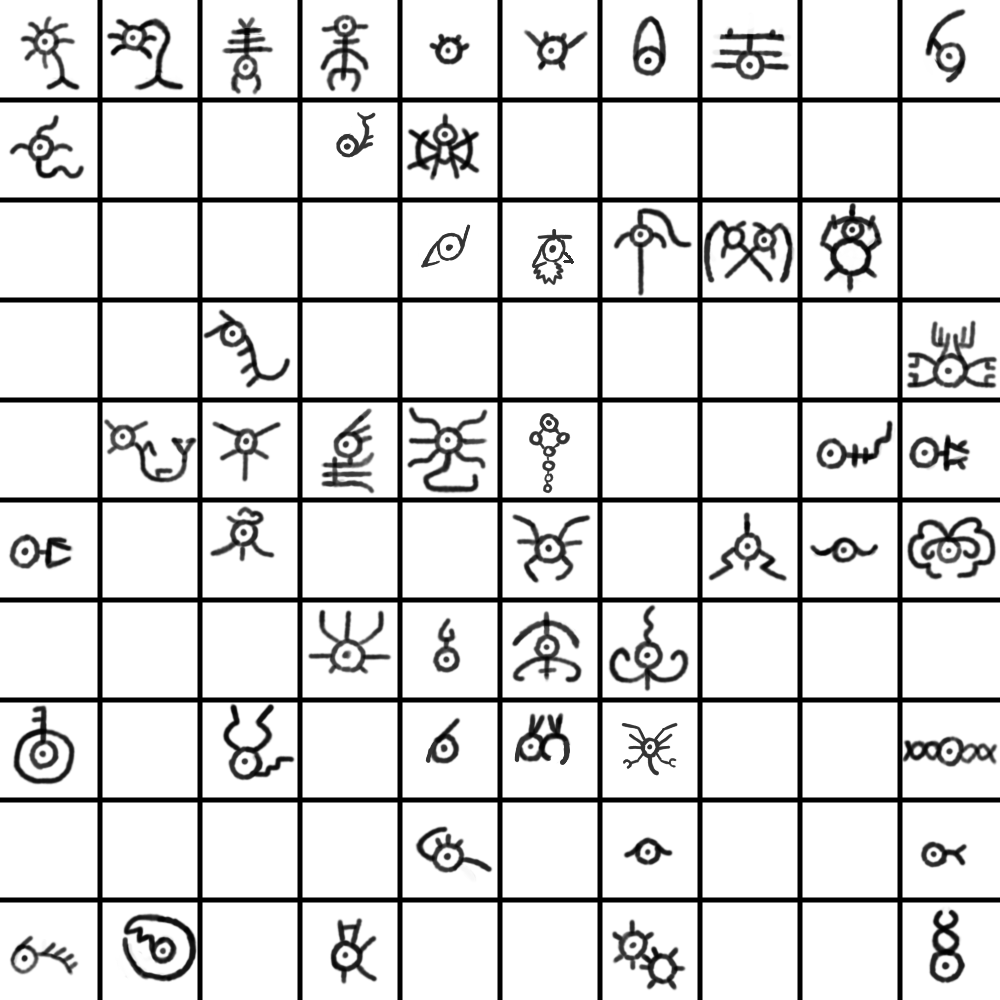
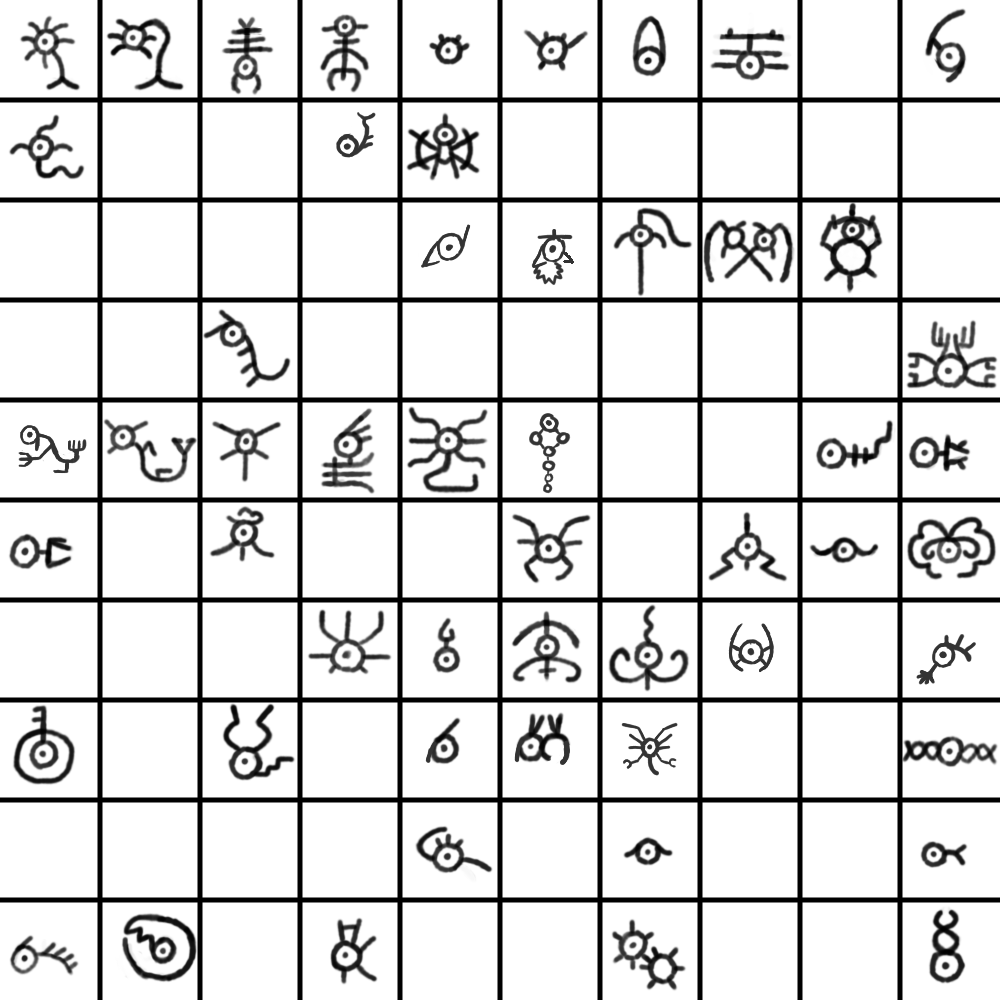
Layered file, before and after one edit (1000 x 1000). Changes by layer:
painted on "Paint Layer 1" over [18, 425, 976, 685]
